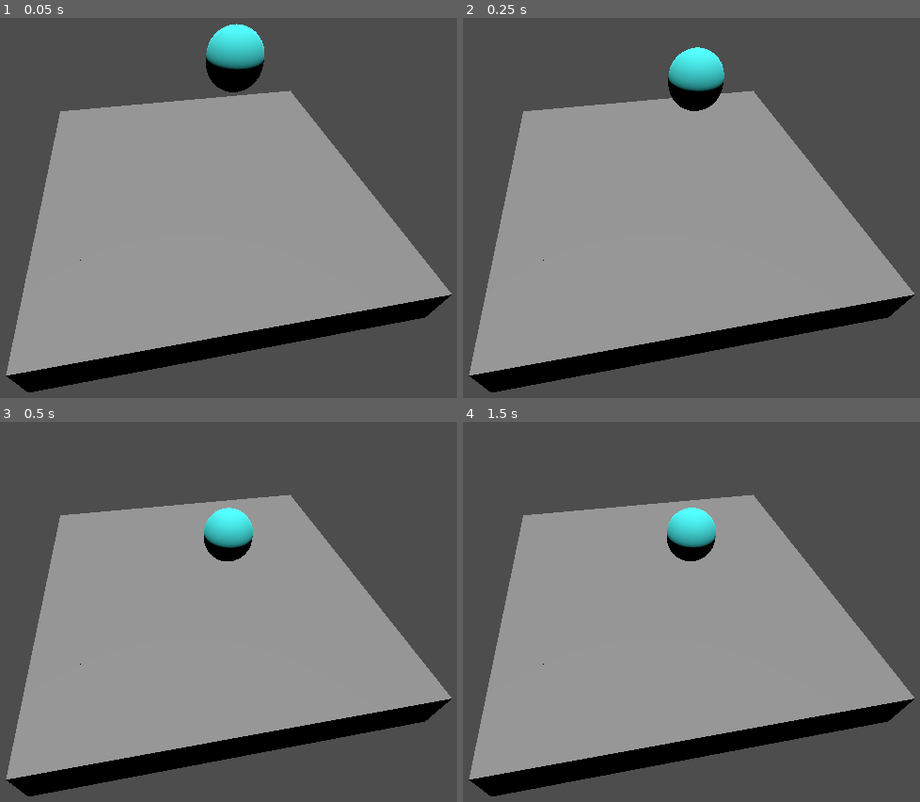
Above: before the commit, frames 1-4 (two rows, left to right).
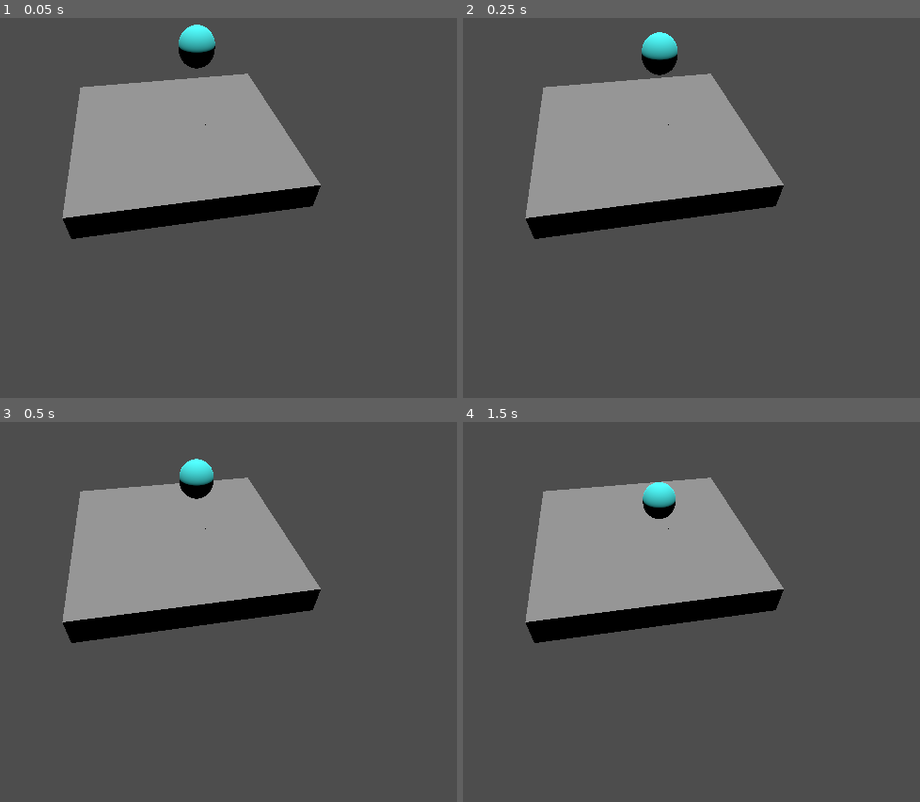
Above: after the commit, the same moments.

Repository: NoLivesRemaining/Sheep-Sling
Game: Godot game, scene res://Scenes/game.tscn
The game is run twice, just before and just after one commit, with the same random seed, the same clock (stepped at 60 frames per second) and the same inputs.
Inputs (mouse positions are in pixels of both pictures, inside the frame that each line leads up to):
- Up to frame 1 (0.05 s): no input
- Up to frame 2 (0.25 s): no input
- Up to frame 3 (0.5 s): no input
- Up to frame 4 (1.5 s): move the mouse to (819, 574) at 0.52 s; click (819, 574) at 0.67 s; tap Enter at 1.25 s; move the mouse to (504, 615) at 1.27 s; click (504, 615) at 1.42 s

The runs differ from the first frame. In frame 1, 43% of the frame differs, in the area x 1-99%, y 1-99%; in frame 2, 43%; in frame 3, 43%; in frame 4, 42%.

Commit message:
Added sheep launching beta

Diff:
--- a/Bouncy World/Scenes/game.tscn
+++ b/Bouncy World/Scenes/game.tscn
@@ -8,7 +8,7 @@
 [node name="Game" type="Node3D"]
 
 [node name="Camera3D" type="Camera3D" parent="."]
-transform = Transform3D(0.173648, -0.696364, 0.696364, 0, 0.707107, 0.707107, -0.984808, -0.122788, 0.122788, 3.5884, 6.24163, 5.85842)
+transform = Transform3D(0.173648, -0.696364, 0.696364, 0, 0.707107, 0.707107, -0.984808, -0.122788, 0.122788, 8.1958, 7.73179, 5.85842)
 fov = 65.8
 
 [node name="DirectionalLight3D" type="DirectionalLight3D" parent="."]
--- a/Bouncy World/Scenes/sheep.tscn
+++ b/Bouncy World/Scenes/sheep.tscn
@@ -13,6 +13,7 @@
 height = 1.1
 
 [node name="Sheep" type="RigidBody3D" groups=["Sheep"]]
+collision_layer = 2
 script = ExtResource("1_phwwl")
 
 [node name="MeshInstance3D" type="MeshInstance3D" parent="."]
@@ -22,3 +23,5 @@
 [node name="CollisionShape3D" type="CollisionShape3D" parent="."]
 transform = Transform3D(1.3, 0, 0, 0, 1.3, 0, 0, 0, 1.3, 0, 0, 0)
 shape = SubResource("CapsuleShape3D_b81wx")
+
+[connection signal="body_entered" from="." to="." method="_on_body_entered"]
--- a/Bouncy World/Scenes/sheepBouncing.gd
+++ b/Bouncy World/Scenes/sheepBouncing.gd
@@ -1,14 +1,12 @@
 extends RigidBody3D
 
-# Called every frame. 'delta' is the elapsed time since the previous frame.
-func _physics_process(delta):
-	var speed = linear_velocity * delta
-	var collision_object = move_and_collide(speed)
-
-	if collision_object:
-		var collider = collision_object.get_collider()
-		var normal = collision_object.get_normal()
-		var reflect = collision_object.get_remainder().bounce(collision_object.get_normal())
-
-		if collider.is_in_group("Tiles"):
-			print("BOUNCE!")
+#var bounce_velocity
+#
+#func _physics_process(delta):
+	#if(bounce_velocity):
+		#var collision_info = move_and_collide(bounce_velocity * delta)
+		#bounce_velocity = bounce_velocity.bounce(collision_info.get_normal())
+#
+#
+#func bounce(velocity):
+	#bounce_velocity = velocity
--- a/Bouncy World/Scenes/tile.tscn
+++ b/Bouncy World/Scenes/tile.tscn
@@ -3,6 +3,7 @@
 [ext_resource type="Script" path="res://Scripts/TileSelect.gd" id="1_4am2o"]
 
 [sub_resource type="BoxShape3D" id="BoxShape3D_m2ttd"]
+size = Vector3(1, 0.997589, 1)
 
 [node name="Tile" type="Node3D"]
 script = ExtResource("1_4am2o")
@@ -10,8 +11,11 @@
 [node name="CSGBox3D" type="CSGBox3D" parent="."]
 
 [node name="Area3D" type="Area3D" parent="."]
+collision_mask = 2
 
 [node name="CollisionShape3D" type="CollisionShape3D" parent="Area3D"]
 shape = SubResource("BoxShape3D_m2ttd")
 
+[connection signal="area_entered" from="Area3D" to="." method="_on_area_3d_area_entered"]
+[connection signal="body_entered" from="Area3D" to="." method="_on_area_3d_body_entered"]
 [connection signal="input_event" from="Area3D" to="." method="_on_area_3d_input_event"]
--- a/Bouncy World/Scripts/tileselect.gd
+++ b/Bouncy World/Scripts/tileselect.gd
@@ -8,36 +8,47 @@
 var elasticLocation
 var acceleration = 30
 var elasticAcceleration
+var speed
 const roundingThreshold = 0.05
 
 func _on_area_3d_input_event(camera, event, position, normal, shape_idx):
 	if event is InputEventMouseButton:
 		if event.button_index == MOUSE_BUTTON_LEFT and event.pressed == true:
-			isPickedUp = true
+			self.isPickedUp = true
 			prev_mouse_position = get_viewport().get_mouse_position()
 
 func _input(event):
-	if event is InputEventMouseButton and event.is_released():
-		isPickedUp = false
-		elasticMultiplier = position.y/2
-		elasticAcceleration = acceleration * abs(elasticMultiplier)
-		elasticLocation = starting_position - elasticMultiplier
+	if event is InputEventMouseButton:
+		if event.button_index == MOUSE_BUTTON_LEFT and event.pressed == false and self.isPickedUp == true:
+			self.isPickedUp = false
+			self.elasticMultiplier = position.y/2
+			self.elasticAcceleration = acceleration * abs(elasticMultiplier)
+			self.elasticLocation = starting_position - elasticMultiplier
 
 func _ready():
 	starting_position = position.y
 
-func _process(delta):
+func _physics_process(delta):
 	if(isPickedUp):
 		next_mouse_position = get_viewport().get_mouse_position()
 		position.y += (-(next_mouse_position.y - prev_mouse_position.y) * delta)
 		prev_mouse_position = next_mouse_position
-	if(!isPickedUp && position.y != starting_position):
+	if(!isPickedUp && position.y != starting_position && elasticLocation != starting_position):
 			if(position.y == elasticLocation):
 				if(abs(elasticLocation) <= roundingThreshold):
+					position.y = starting_position
 					elasticLocation = starting_position
-					position.y = starting_position
 				else:
 					elasticMultiplier = position.y/2
 					elasticAcceleration = acceleration * abs(elasticMultiplier)
 					elasticLocation = starting_position - elasticMultiplier
-			position.y = move_toward(position.y, (elasticLocation), (delta * elasticAcceleration))
+			speed = delta * elasticAcceleration
+			position.y = move_toward(position.y, elasticLocation, speed)
+
+
+func _on_area_3d_body_entered(body):
+	if(speed):
+		var heading = body.position - position
+		var distance = heading.length()
+		var direction = heading / distance
+		body.apply_central_impulse(Vector3(-direction.x, -direction.y * speed * 100, -direction.z))
